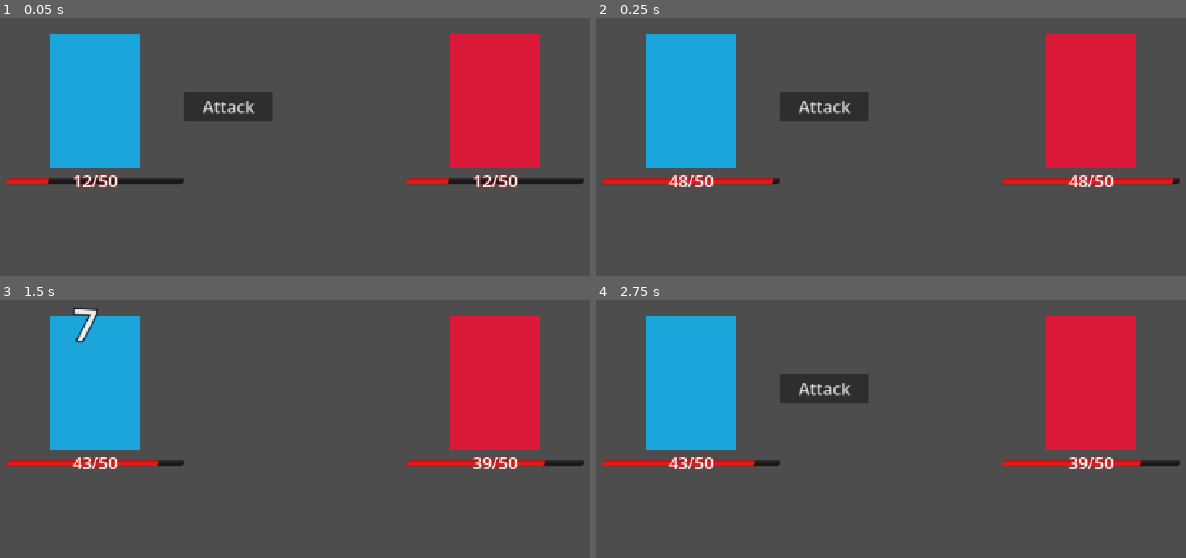
Above: before the commit, frames 1-4 (two rows, left to right).
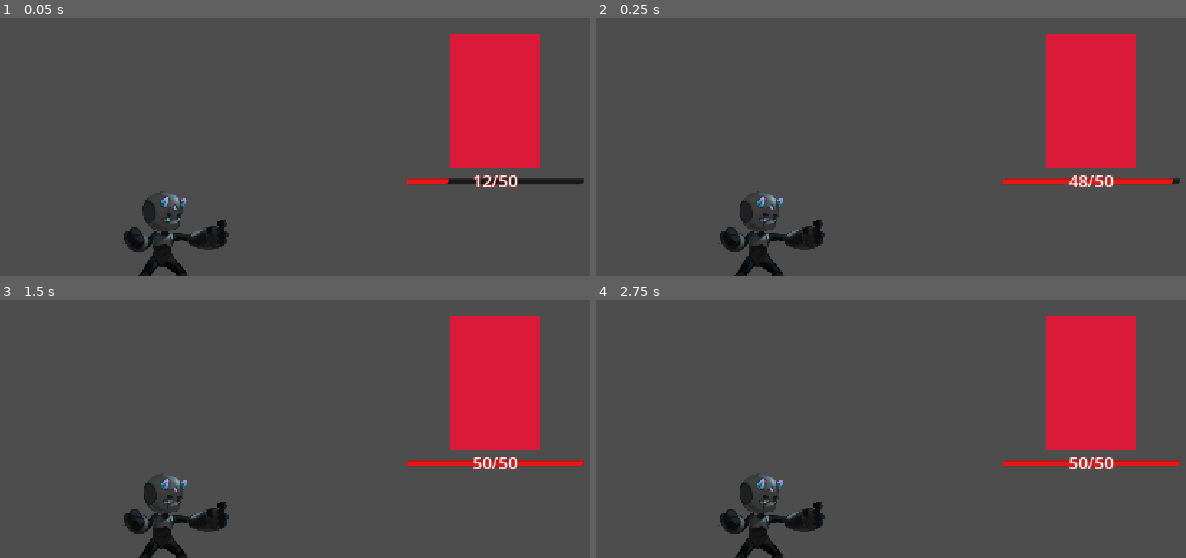
Above: after the commit, the same moments.

Repository: ProgrammerOnCoffee/operation-daemon
Game: Godot game, scene res://scenes/combat_demo.tscn
Two runs of this game, one before a commit and one after it. Both use one fixed random seed, a clock stepped at 60 frames per second and the inputs below. This scene is started directly instead of the project's main scene.
Inputs (mouse positions are in pixels of both pictures, inside the frame that each line leads up to):
- Up to frame 1 (0.05 s): no input
- Up to frame 2 (0.25 s): no input
- Up to frame 3 (1.5 s): click (230, 387) at 0.5 s, where only the run before the commit has a clickable "Attack"; tap Enter at 1.25 s; move the mouse to (472, 310) at 1.27 s; hold Right (ui_right) from 1.28 s (still down); click (472, 310) at 1.42 s
- Up to frame 4 (2.75 s): move the mouse to (731, 356) at 2.02 s; release Right (ui_right) at 2.03 s; hold Down (ui_down) from 2.03 s (still down)

The runs differ from the first frame. In frame 1, 12% of the frame differs, in the area x 1-47%, y 6-100%; in frame 2, 12%; in frame 3, 11%; in frame 4, 13%, in the area x 1-99%, y 6-100%.
Error after the commit: Invalid call. Nonexistent function '_take_turn' in base 'Nil'. (res://scripts/combat_handler.gd:19)

Commit message:
Update player.tscn

Diff:
--- a/scenes/player.tscn
+++ b/scenes/player.tscn
@@ -1,23 +1,17 @@
 [gd_scene format=3 uid="uid://bvgllgo3272t8"]
 
-[ext_resource type="PackedScene" uid="uid://ca33qndo4tfav" path="res://scenes/entity.tscn" id="1_3vyb7"]
-[ext_resource type="Script" uid="uid://cehwbo462pvh" path="res://scripts/player.gd" id="2_g2els"]
+[ext_resource type="PackedScene" uid="uid://bcth8lmygxvkj" path="res://scenes/player_character.tscn" id="1_p0vlq"]
 
-[node name="Player" unique_id=1022515043 instance=ExtResource("1_3vyb7")]
-script = ExtResource("2_g2els")
-damage_variation = 2
+[sub_resource type="RectangleShape2D" id="RectangleShape2D_p0vlq"]
+size = Vector2(233, 552)
 
-[node name="Controls" type="VBoxContainer" parent="UI" parent_id_path=PackedInt32Array(2004872059) index="1" unique_id=844417704]
+[node name="Player" type="CharacterBody2D" unique_id=209739316]
+
+[node name="Player Character" parent="." unique_id=748111500 instance=ExtResource("1_p0vlq")]
+position = Vector2(98, 97)
+scale = Vector2(0.29, 0.29)
+
+[node name="CollisionShape2D" type="CollisionShape2D" parent="." unique_id=178310595]
 visible = false
-custom_minimum_size = Vector2(128, 0)
-layout_mode = 1
-anchors_preset = -1
-offset_left = 128.0
-offset_bottom = -192.0
-grow_vertical = 2
-
-[node name="Attack" type="Button" parent="UI/Controls" index="0" unique_id=887696049]
-layout_mode = 2
-text = "Attack"
-
-[connection signal="pressed" from="UI/Controls/Attack" to="." method="attack"]
+position = Vector2(207, 287)
+shape = SubResource("RectangleShape2D_p0vlq")
